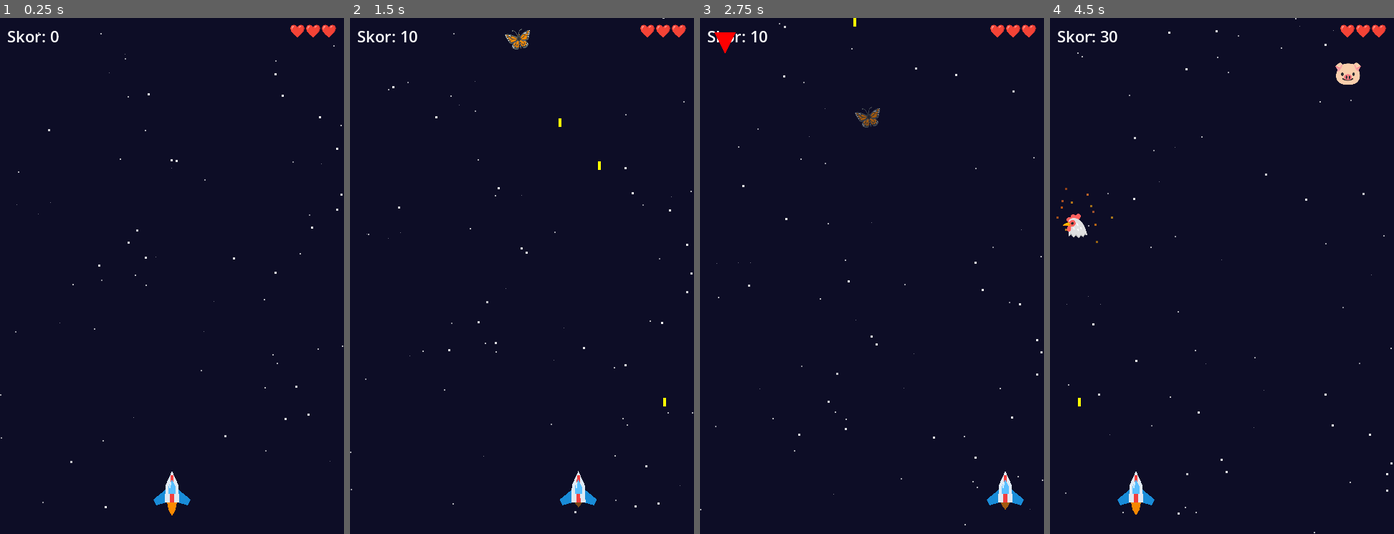
Above: before the commit, frames 1-4 (left to right).
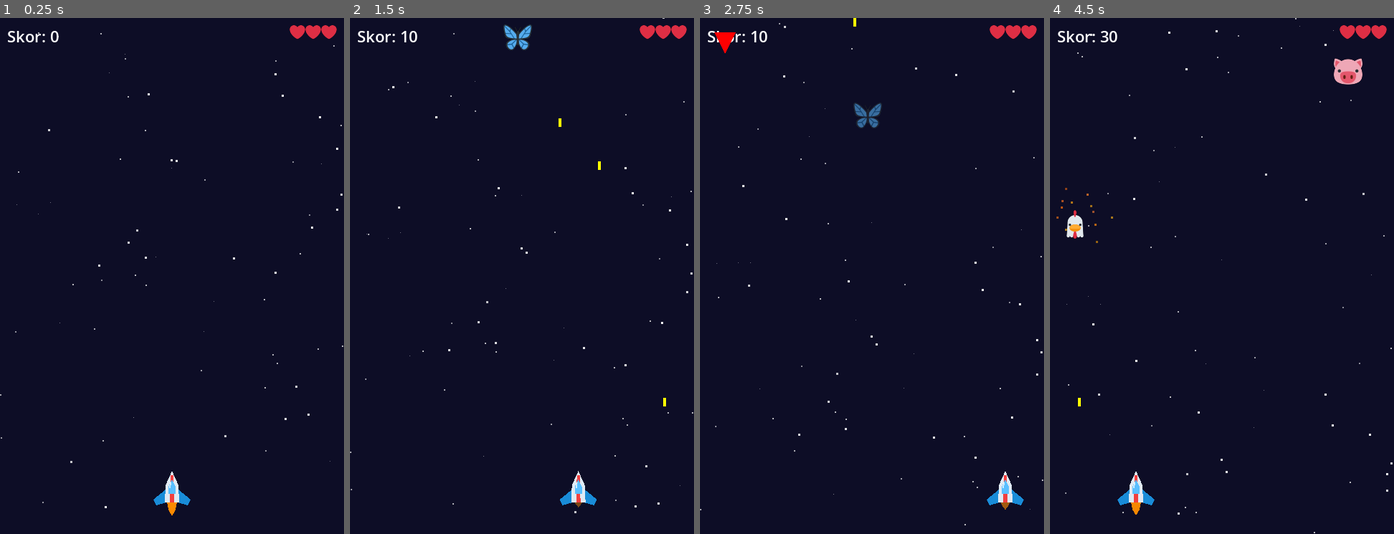
Above: after the commit, the same moments.

Repository: RmznBDY/uzay-atis-oyunu
Game: Godot game, scene res://main.tscn
The game is run twice, just before and just after one commit, with the same random seed, the same clock (stepped at 60 frames per second) and the same inputs.
Inputs (mouse positions are in pixels of both pictures, inside the frame that each line leads up to):
- Up to frame 1 (0.25 s): no input
- Up to frame 2 (1.5 s): tap Enter (ui_accept) at 0.5, 0.77 s; move the mouse to (597, 250) at 0.52 s; hold Right (ui_right) 0.53-1.25 s; click (597, 250) at 0.67 s; drag from (453, 301) to (504, 379) at 1.27 s
- Up to frame 3 (2.75 s): move the mouse to (906, 162) at 2.02 s; hold Right (ui_right) from 2.03 s (still down)
- Up to frame 4 (4.5 s): release Right (ui_right) at 2.75 s; drag from (1204, 379) to (1118, 198) at 2.77 s; move the mouse to (1325, 353) at 3.52 s; hold Left (ui_left) 3.53-4.25 s; tap Enter (ui_accept) at 3.77 s; drag from (1118, 198) to (1170, 147) at 4.27 s

The runs differ from the first frame. In frame 1, 0.1% of the frame differs, in the area x 84-98%, y 1-5%; in frame 2, 0.4%; in frame 3, 0.4%; in frame 4, 0.7%, in the area x 3-98%, y 1-43%.

Commit message:
Twemoji emoji font'u gomulu: tarayicida hayvanlar ve canlar gorunsun

Diff:
--- a/main.gd
+++ b/main.gd
@@ -33,17 +33,14 @@
 var invulnerability_timer: float = 0.0
 var game_over: bool = false
 var game_over_label: Label = null
-var emoji_font: SystemFont
+var emoji_font: Font
 var touch_active: bool = false
 var touch_x: float = 0.0
 var autofire_timer: float = 0.0
 
 
 func _ready() -> void:
-	emoji_font = SystemFont.new()
-	emoji_font.font_names = PackedStringArray([
-		"Segoe UI Emoji", "Apple Color Emoji", "Noto Color Emoji", "Segoe UI",
-	])
+	emoji_font = load("res://assets/Twemoji.Mozilla.ttf")
 
 	var bg := ColorRect.new()
 	bg.color = Color(0.05, 0.05, 0.15)
Binary file added: assets/Twemoji.Mozilla.ttf
Not shown, added: assets/Twemoji.Mozilla.ttf.import
Not shown, added: docs/index.png.import
Not shown, changed: docs/index.html
Not shown, changed: docs/index.pck
